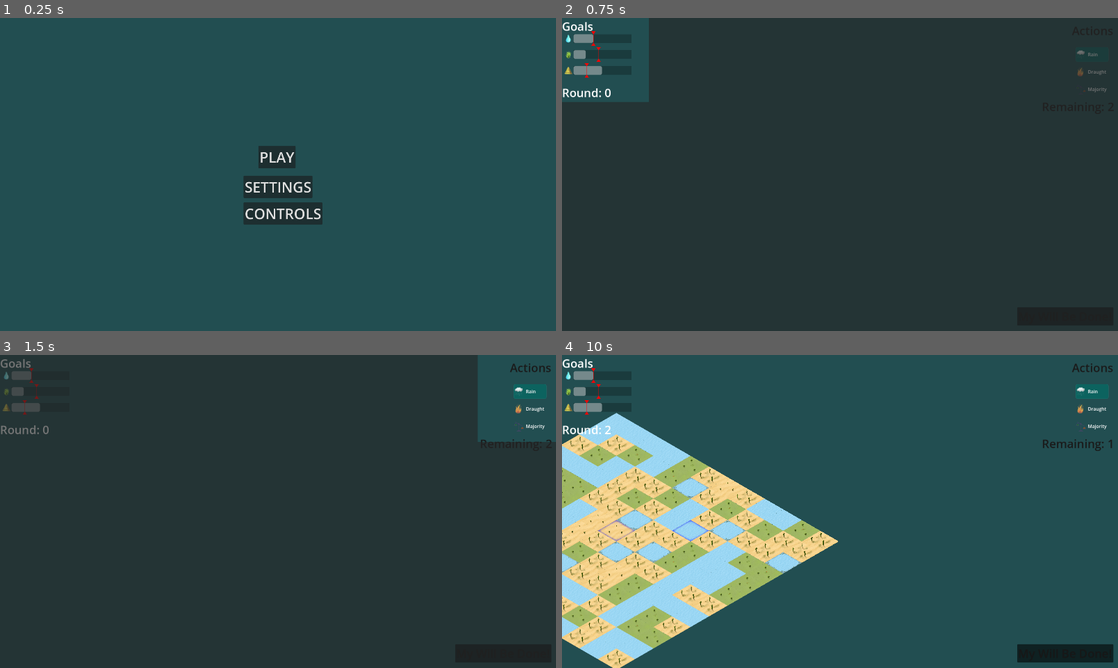
Above: before the commit, frames 1-4 (two rows, left to right).
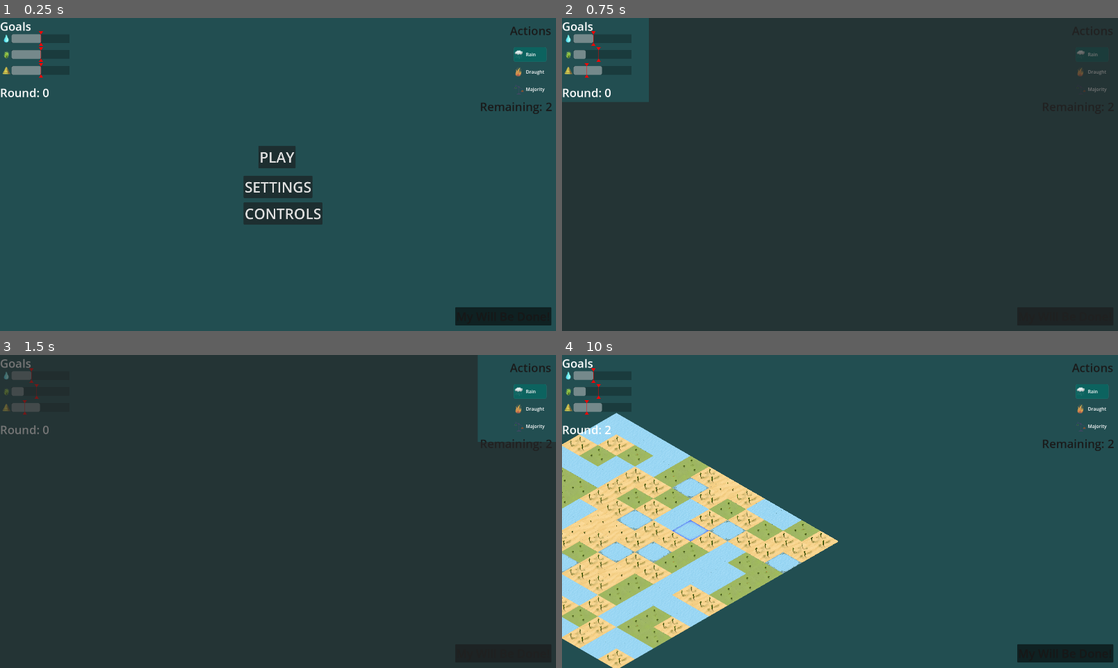
Above: after the commit, the same moments.

Repository: matouseek/game_jam_24
Game: Godot game, scene res://scenes/menu.tscn
Two runs of this game, one before a commit and one after it. Both use one fixed random seed, a clock stepped at 60 frames per second and the inputs below. The engine's default icon, where the game draws it, is replaced by a stand-in: a white triangle on a blue panel in a dark square.
Inputs (mouse positions are in pixels of both pictures, inside the frame that each line leads up to):
- Up to frame 1 (0.25 s): no input
- Up to frame 2 (0.75 s): click "PLAY" at 0.5 s
- Up to frame 3 (1.5 s): tap Enter (ui_accept) at 1.25 s; move the mouse to (400, 495) at 1.27 s; press the mouse at (400, 495) at 1.28 s; hold D (right) from 1.28 s (still down)
- Up to frame 4 (10 s): tap Enter (ui_accept) at 1.52, 2, 2.27, 2.75, 5.27, 6.02, 6.77, 8.27, 9.02, 9.77 s; move the mouse to (728, 527) at 2.02 s; release D (right) at 2.03 s; release the mouse at (728, 527) at 2.03 s; hold S (down) 2.03-2.78 s; click (728, 527) at 2.1 s; move the mouse to (895, 442) at 2.77 s; press the mouse at (895, 442) at 2.78 s; hold D (right) 2.78-3.5 s; tap U (undo) at 2.85, 8.1 s; release the mouse at (895, 442) at 3.5 s; click "My Will Be Done!" at 3.5 s; click "My Will Be Done!" at 4.25 s; move the mouse to (812, 574) at 5.02 s; hold W (up) 5.03-5.78 s; tap Mouse wheel up (zoom_in) at 5.1 s; click (812, 574) at 5.3 s; move the mouse to (1006, 558) at 5.77 s; hold Mouse wheel down (zoom_out) 5.78-6.53 s; hold A (left) 5.78-7.28 s; click (1006, 558) at 6.05 s; move the mouse to (673, 464) at 6.52 s; click (673, 464) at 6.6 s; move the mouse to (867, 511) at 7.27 s; press the mouse at (867, 511) at 7.28 s; hold S (down) 7.28-8.03 s; move the mouse to (756, 433) at 8.02 s; release the mouse at (756, 433) at 8.03 s; hold D (right) 8.03-8.78 s; click (756, 433) at 8.3 s; move the mouse to (962, 495) at 8.77 s; hold W (up) 8.78-9.53 s; hold Mouse wheel up (zoom_in) 8.78-9.53 s; click (962, 495) at 9.05 s; move the mouse to (728, 527) at 9.52 s; hold D (right) from 9.53 s (still down); tap Mouse wheel down (zoom_out) at 9.6 s; click (728, 527) at 9.8 s

The runs differ from the first frame. In frame 1, 2.1% of the frame differs, in the area x 0-100%, y 1-99%; in frame 2, nothing differs; in frame 3, nothing differs; in frame 4, less than 0.1%.

Commit message:
Click-through bug fixed

Diff:
--- a/scenes/hud.tscn
+++ b/scenes/hud.tscn
@@ -16,7 +16,6 @@
 bg_color = Color(0, 0, 0, 0.243137)
 
 [node name="HUD" type="CanvasLayer"]
-visible = false
 script = ExtResource("1_n2wg5")
 
 [node name="Actions" type="Node2D" parent="."]
@@ -138,7 +137,7 @@
 anchor_left = 0.921354
 anchor_top = 0.0888889
 anchor_right = 0.985937
-anchor_bottom = 0.351852
+anchor_bottom = 0.258333
 theme_override_colors/guide_color = Color(0, 0, 0, 0)
 theme_override_colors/font_color = Color(1, 1, 1, 1)
 theme_override_constants/icon_margin = 5
@@ -211,4 +210,6 @@
 polygon = PackedVector2Array(0, 0, 1920, 0, 1920, 980, 1550, 980, 1550, 1080, 0, 1080)
 
 [connection signal="item_clicked" from="ItemList" to="." method="_on_item_list_item_clicked"]
+[connection signal="mouse_entered" from="ItemList" to="." method="_on_item_list_mouse_entered"]
+[connection signal="mouse_exited" from="ItemList" to="." method="_on_item_list_mouse_exited"]
 [connection signal="pressed" from="WillBeDone" to="." method="_on_will_be_done_pressed"]
--- a/scripts/environment.gd
+++ b/scripts/environment.gd
@@ -35,7 +35,7 @@
 	if event is InputEventMouse:
 		var pos = $TileMapLayer.local_to_map(get_local_mouse_position())
 		if (is_valid_map_pos(pos)):
-			if event.is_action_pressed("mouse_click") and PS.remaining_actions != 0:
+			if event.is_action_pressed("mouse_click") and PS.remaining_actions != 0 and HUD.mouse_unlock:
 				PS.remaining_actions -= 1
 				PS.update_player_action_amount(PS.remaining_actions)
 				confirm_tile_selection()
--- a/scripts/hud.gd
+++ b/scripts/hud.gd
@@ -1,7 +1,7 @@
 extends CanvasLayer
 var MAX_SHARE = 0.5
 signal do_will
-
+var mouse_unlock = false
 @onready var goals_nodes = {
 	G.TileTypes.WATER : $Goals/Water/Sprite2D,
 	G.TileTypes.MEADOW :  $Goals/Meadow/Sprite2D,
@@ -56,3 +56,11 @@
 
 func set_will_be_done_visibility(visibility: bool) -> void:
 	$WillBeDone.visible = visibility
+
+
+func _on_item_list_mouse_entered() -> void:
+	mouse_unlock = false
+
+
+func _on_item_list_mouse_exited() -> void:
+	mouse_unlock = true
